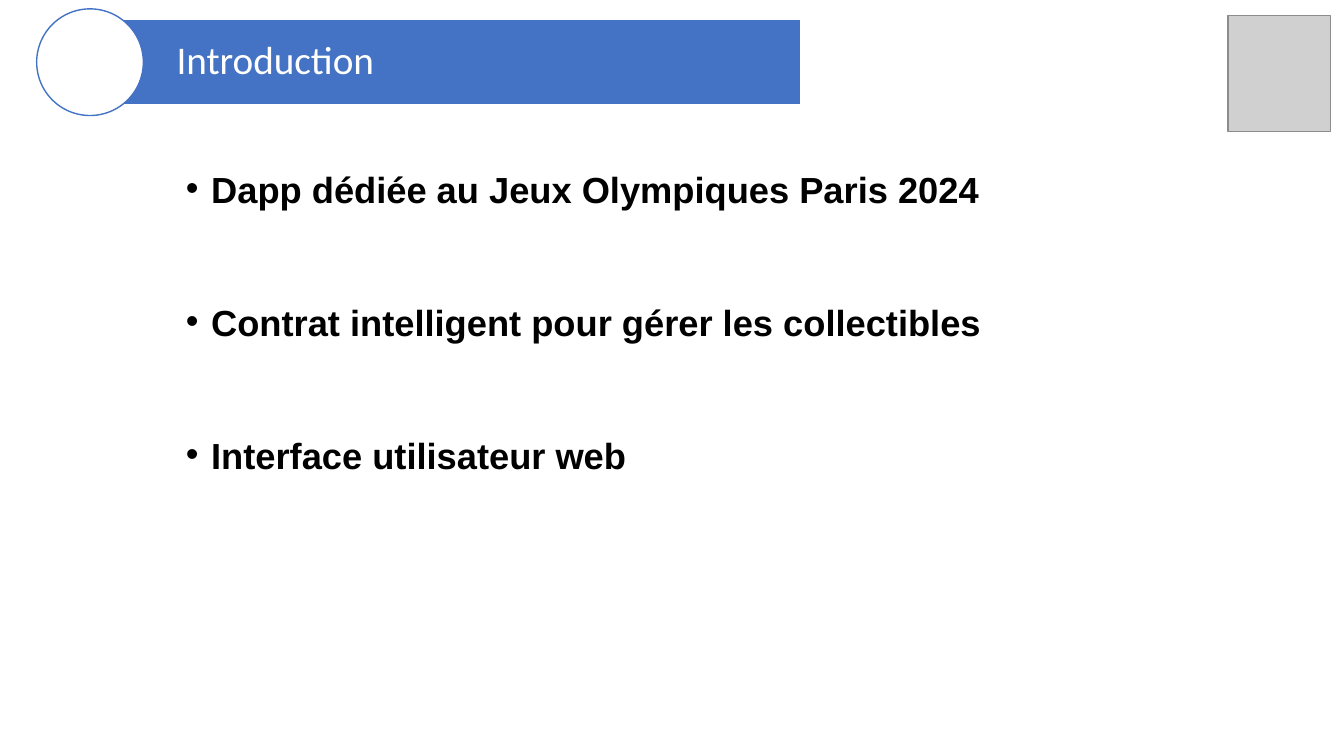
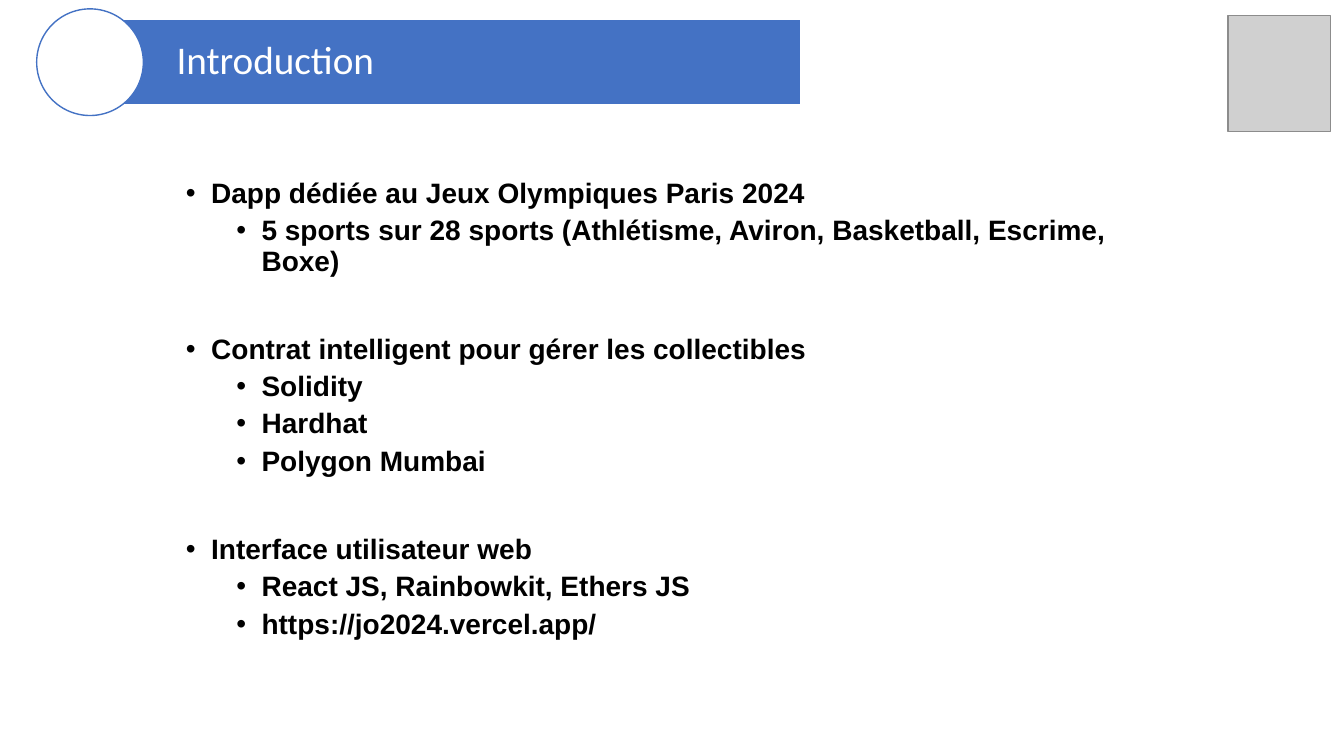
Before and after one commit to blockchainFormationAcadee/chapitre-vi-ft-franck38410, a slide deck: slide 3 of Presentation_JO2024.pptx. Drawn at 1344x756 pixels with LibreOffice and Linux fonts; fonts in the diff are those of the drawing; grey boxes stand for pictures. Boxes give left, top, right and bottom in pixels: in the first picture for what was removed or moved away, otherwise in the second. Text is boxed around its words. In the diff, an @@ line names an element or a change of style, - is before the commit and + after.

```diff
--- a/Presentation_JO2024.pptx
+++ b/Presentation_JO2024.pptx
@@ text at (211, 182, 806, 560): size 25.9 to 20 pt in "Dapp dédiée au Jeux Olympiques Paris 2024", "Contrat intelligent pour gérer les collectibles", "Interface utilisateur web"; line spacing 0.7 to 0.9 @@
@@ text at (262, 219, 1105, 276): paragraph added @@
+  • 5 sports sur 28 sports (Athlétisme, Aviron, Basketball, Escrime, Boxe)
@@ text at (262, 375, 486, 476): paragraphs added @@
+  • Solidity
+  • Hardhat
+  • Polygon Mumbai
@@ text at (262, 575, 689, 639): paragraphs added @@
+  • React JS, Rainbowkit, Ethers JS
+  • https://jo2024.vercel.app/
```
Also in this commit, not shown: 4 other slides changed, 10 slides added, 1 slide removed, 3 other files.
